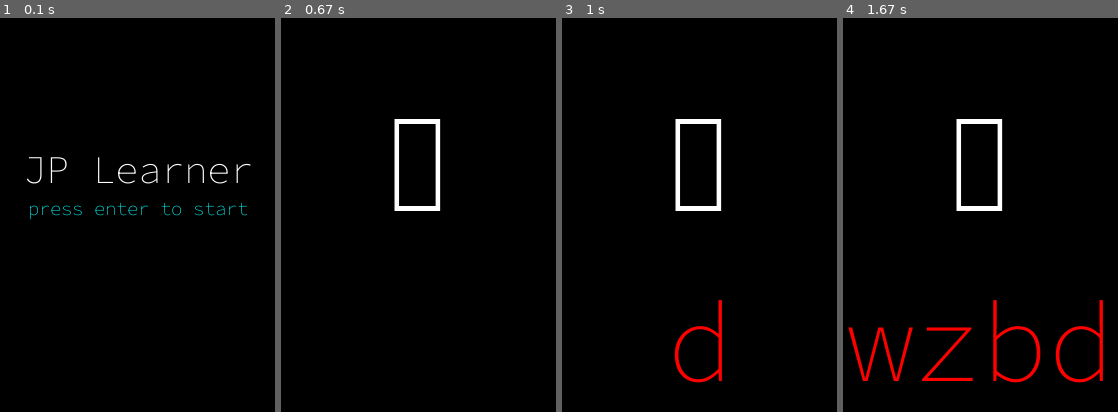
Above: before the commit, frames 1-4 (left to right).
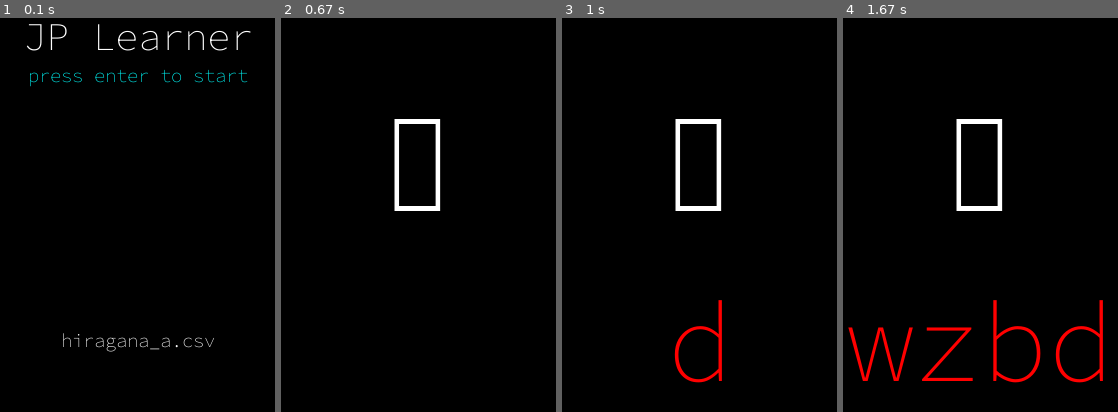
Above: after the commit, the same moments.

Repository: astinplus/jp-learner
Game: pygame game, started from main.py
Two runs of this game, one before a commit and one after it. Both use one fixed random seed, a clock stepped at 60 frames per second and the inputs below.
Inputs:
- Up to frame 1 (0.1 s): no input
- Up to frame 2 (0.67 s): tap Enter at 0.33 s
- Up to frame 3 (1 s): hold D from 0.67 s (still down)
- Up to frame 4 (1.67 s): release D at 1.13 s; hold W 1.22-1.52 s; tap Z at 1.28, 1.62 s; tap B at 1.37 s; hold D from 1.55 s (still down)

The runs differ from the first frame. In frame 1, 3.1% of the frame differs, in the area x 9-92%, y 1-85%; in frame 2, nothing differs; in frame 3, nothing differs; in frame 4, nothing differs.

Commit message:
added crude file selection, added 2 katakana quizzes

Diff:
--- a/main.py
+++ b/main.py
@@ -6,7 +6,7 @@
 from menu import menu
 
 
-QUIZ_CSV = "quiz_files/hiragana_vowels.csv"
+QUIZ_DIR = "quiz_files/"
 JP_FONT = 'jp_fonts/NotoSansJP-VariableFont_wght.ttf'
 EN_FONT = 'SourceCodePro-VariableFont_wght.ttf'
 CORRECT_NEEDED = 2
@@ -31,9 +31,9 @@
     screen=Screen
 )
 
-while(running != -1):
-    if running == 1:
-        quiz(filename=QUIZ_CSV,
+while(running[0] != -1):
+    if running[0] == 1:
+        quiz(filename=QUIZ_DIR + running[1],
              correct_needed=CORRECT_NEEDED,
              jp_font_file=JP_FONT,
              en_font_file=EN_FONT,
--- a/menu.py
+++ b/menu.py
@@ -1,7 +1,11 @@
 import pygame
+import os
 from pygame_helper import textBox
 
 def menu(en_font_file, clock, screen):
+
+    quiz_files = os.listdir("quiz_files")
+    curr_quiz = 0
 
     title = textBox(
         font_file=en_font_file,
@@ -12,7 +16,7 @@
 
     screen_width, screen_height = screen.get_size()
     title.set_size(int(screen_width / (len(title.text)*0.7)))
-    title.set_pos((screen_width / 2, screen_height / 3))
+    title.set_pos((screen_width / 2, title.size))
 
     subtitle = textBox(
         font_file=en_font_file,
@@ -24,12 +28,23 @@
     subtitle.set_pos((title.pos[0],title.pos[1]+title.size))
     subtitle.set_size(int(title.size*0.5))
 
+    quiz_select = textBox(
+        font_file=en_font_file,
+        text=quiz_files[0],
+        size=80,
+        text_color=(255,255,255)
+    )
+
+    quiz_select.set_pos((screen_width / 2, screen_height * 2 / 3))
+    quiz_select.set_size(int(screen_width / (len(quiz_select.text))))
+
     def render_screen():
 
         screen.fill("black")
 
         subtitle.render(screen)
         title.render(screen)
+        quiz_select.render(screen)
 
         pygame.display.flip()
 
@@ -38,21 +53,42 @@
     while(menu_running):
         for event in pygame.event.get():
             if event.type == pygame.QUIT:
-                return -1
+                return [-1]
 
             if event.type == pygame.WINDOWRESIZED:
                 screen_width, screen_height = screen.get_size()
                 title.set_size(int(screen_width / (len(title.text)*0.7)))
-                title.set_pos((screen_width / 2, screen_height / 3))
+                title.set_pos((screen_width / 2,title.size))
 
                 subtitle.set_pos((title.pos[0],title.pos[1]+title.size))
                 subtitle.set_size(int(title.size*0.5))
 
+                quiz_select.set_pos((screen_width / 2, screen_height * 2 / 3))
+                quiz_select.set_size(int(screen_width / (len(quiz_select.text))))
+
             if event.type == pygame.KEYDOWN:
                 if event.key == pygame.K_ESCAPE:
-                    return -1
+                    return [-1]
                 if event.key == pygame.K_RETURN:
-                    return 1
+                    return [1, quiz_files[curr_quiz]]
+                if event.key == pygame.K_RIGHT:
+
+                    if curr_quiz == len(quiz_files) - 1:
+                        curr_quiz = 0
+                    else:
+                        curr_quiz += 1
+
+                    quiz_select.set_text(quiz_files[curr_quiz])
+                    quiz_select.set_size(int(screen_width / (len(quiz_select.text))))
+                if event.key == pygame.K_LEFT:
+
+                    if curr_quiz == 0:
+                        curr_quiz = len(quiz_files) - 1
+                    else:
+                        curr_quiz -= 1
+
+                    quiz_select.set_text(quiz_files[curr_quiz])
+                    quiz_select.set_size(int(screen_width / (len(quiz_select.text))))
 
         render_screen()
         clock.tick(60)  # limits FPS to 60
--- a/pygame_helper.py
+++ b/pygame_helper.py
@@ -45,7 +45,11 @@
         self.size = size
         self._update()
 
-    # setter methods ===========================================================================================
+    def set_text(self, text):
+        self.text = text
+        self._update()
+
+    # getter methods ===========================================================================================
 
     def get_rect(self):
         return self.rect
--- a/quiz.py
+++ b/quiz.py
@@ -127,8 +127,6 @@
                         en_color = (255, 255, 255)
                     elif event.key == pygame.K_ESCAPE:
                         quiz_running = False
-            elif event.type == pygame.WINDOWRESIZED:
-                print(screen.get_size())
 
         render_screen()
 
--- /dev/null
+++ b/quiz_files/katakana_extended.csv
@@ -0,0 +1,104 @@
+ア,a
+カ,ka
+ガ,ga
+サ,sa
+ザ,za
+タ,ta
+ダ,da
+ナ,na
+ハ,ha
+バ,ba
+パ,pa
+マ,ma
+ラ,ra
+ヤ,ya
+ワ,wa
+イ,i
+キ,ki
+ギ,gi
+シ,shi
+ジ,ji
+チ,chi
+ヂ,ji
+ニ,ni
+ヒ,hi
+ビ,bi
+ピ,pi
+ミ,mi
+リ,ri
+ウ,u
+ク,ku
+グ,gu
+ス,su
+ズ,zu
+ツ,tsu
+ヅ,zu
+ヌ,nu
+フ,fu
+ブ,bu
+プ,pu
+ム,mu
+ル,ru
+ユ,yu
+エ,e
+ケ,ke
+ゲ,ge
+セ,se
+ゼ,ze
+テ,te
+デ,de
+ネ,ne
+ヘ,he
+ベ,be
+ペ,pe
+メ,me
+レ,re
+オ,o
+コ,ko
+ゴ,go
+ソ,so
+ゾ,zo
+ト,to
+ド,do
+ノ,no
+ホ,ho
+ボ,bo
+ポ,po
+モ,mo
+ロ,ro
+ヨ,yo
+ヲ,wo
+ン,n
+キャ,kya
+キャ,sha
+チャ,cha
+ニャ,nya
+ヒャ,hya
+ミャ,mya
+リャ,rya
+キュ,kyu
+シュ,shu
+チュ,chu
+ニュ,nyu
+ヒュ,hyu
+ミュ,myu
+リュ,ryu
+キョ,kyo
+ショ,sho
+チョ,cho
+ニョ,nyo
+ヒョ,hyo
+ミョ,myo
+リョ,ryo
+ファ,fa
+ウァ,wa
+ヴァ,va
+フィ,fi
+ウイ,wi
+ヴィ,vi
+フェ,fe
+ウェ,we
+ヴェ,ve
+フォ,fo
+ウォ,wo
+ォヴ,vox
--- /dev/null
+++ b/quiz_files/katakana_full.csv
@@ -0,0 +1,71 @@
+ア,a
+カ,ka
+ガ,ga
+サ,sa
+ザ,za
+タ,ta
+ダ,da
+ナ,na
+ハ,ha
+バ,ba
+パ,pa
+マ,ma
+ラ,ra
+ヤ,ya
+ワ,wa
+イ,i
+キ,ki
+ギ,gi
+シ,shi
+ジ,ji
+チ,chi
+ヂ,ji
+ニ,ni
+ヒ,hi
+ビ,bi
+ピ,pi
+ミ,mi
+リ,ri
+ウ,u
+ク,ku
+グ,gu
+ス,su
+ズ,zu
+ツ,tsu
+ヅ,zu
+ヌ,nu
+フ,fu
+ブ,bu
+プ,pu
+ム,mu
+ル,ru
+ユ,yu
+エ,e
+ケ,ke
+ゲ,ge
+セ,se
+ゼ,ze
+テ,te
+デ,de
+ネ,ne
+ヘ,he
+ベ,be
+ペ,pe
+メ,me
+レ,re
+オ,o
+コ,ko
+ゴ,go
+ソ,so
+ゾ,zo
+ト,to
+ド,do
+ノ,no
+ホ,ho
+ボ,bo
+ポ,po
+モ,mo
+ロ,ro
+ヨ,yo
+ヲ,wo
+ン,n
